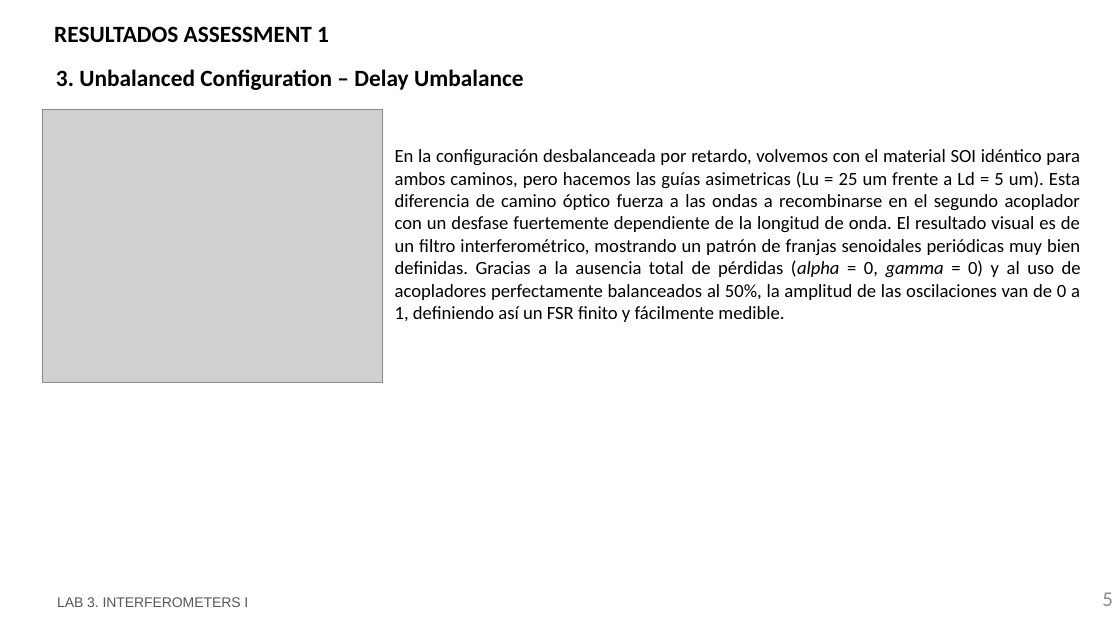
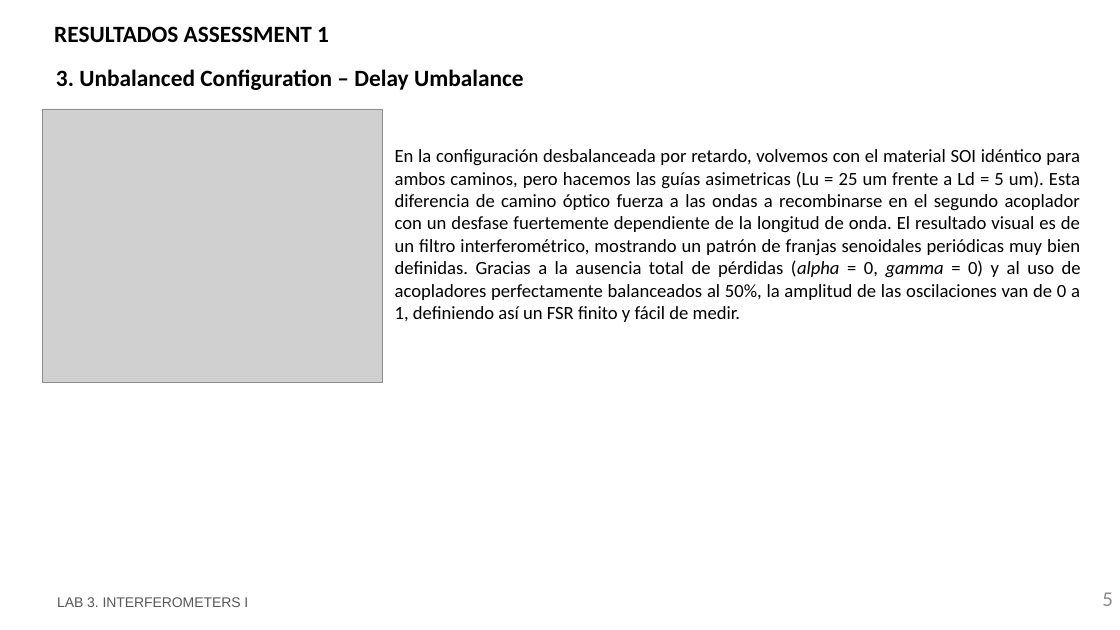
Before and after one commit to MariaJulve/pic-upv-lab3, a slide deck: slide 5 of LabBook_3.pptx. Drawn at 1120x630 pixels with LibreOffice and Linux fonts; fonts in the diff are those of the drawing; grey boxes stand for pictures; background and template pictures are left out. Boxes give left, top, right and bottom in pixels: in the first picture for what was removed or moved away, otherwise in the second. Text is boxed around its words. In the diff, an @@ line names an element or a change of style, - is before the commit and + after.

```diff
--- a/LabBook_3.pptx
+++ b/LabBook_3.pptx
@@ text at <box>395,149,1081,322</box>: text changed @@
-En la configuración desbalanceada por retardo, volvemos con el material SOI idéntico para ambos caminos, pero hacemos las guías asimetricas (Lu = 25 um frente a Ld = 5 um). Esta diferencia de camino óptico fuerza a las ondas a recombinarse en el segundo acoplador con un desfase fuertemente dependiente de la longitud de onda. El resultado visual es de un filtro interferométrico, mostrando un patrón de franjas senoidales periódicas muy bien definidas. Gracias a la ausencia total de pérdidas (alpha = 0, gamma = 0) y al uso de acopladores perfectamente balanceados al 50%, la amplitud de las oscilaciones van de 0 a 1, definiendo así un FSR finito y fácilmente medible.
+En la configuración desbalanceada por retardo, volvemos con el material SOI idéntico para ambos caminos, pero hacemos las guías asimetricas (Lu = 25 um frente a Ld = 5 um). Esta diferencia de camino óptico fuerza a las ondas a recombinarse en el segundo acoplador con un desfase fuertemente dependiente de la longitud de onda. El resultado visual es de un filtro interferométrico, mostrando un patrón de franjas senoidales periódicas muy bien definidas. Gracias a la ausencia total de pérdidas (alpha = 0, gamma = 0) y al uso de acopladores perfectamente balanceados al 50%, la amplitud de las oscilaciones van de 0 a 1, definiendo así un FSR finito y fácil de medir.
```
Also in this commit, not shown: 1 other slide changed, 3 slides added, 1 other file.
